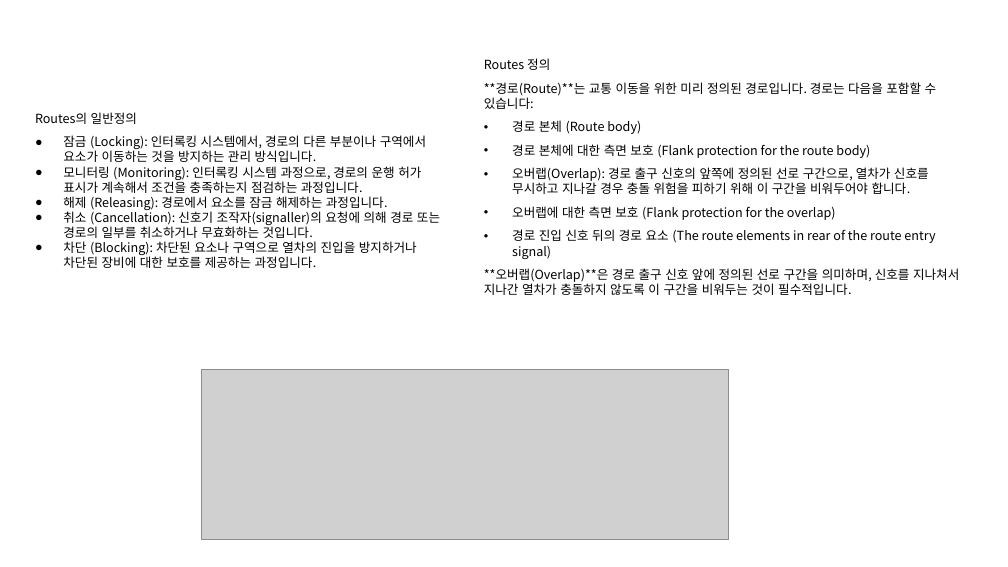
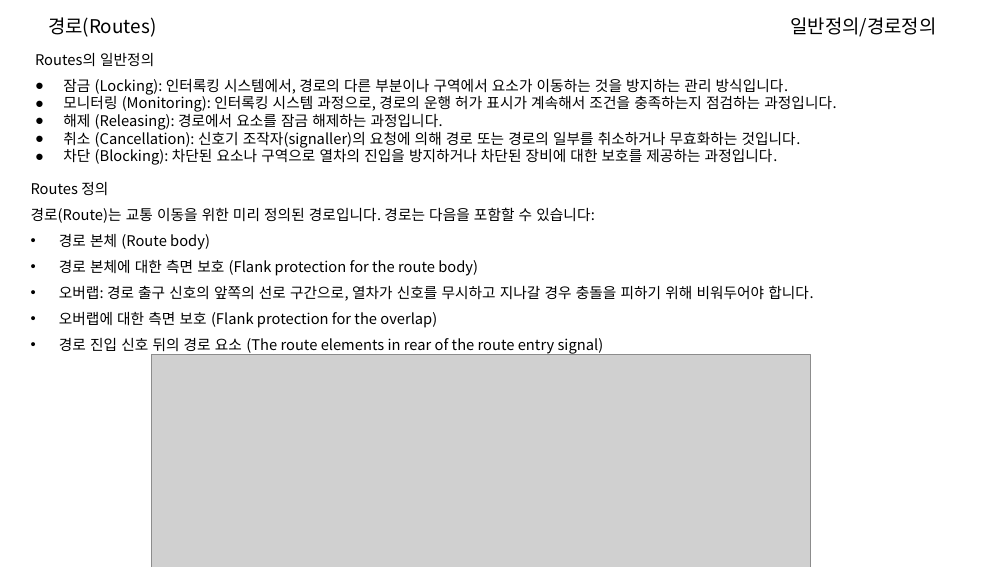
Before and after one commit to adamkim82/eulynx-docs, a slide deck: slide 2 of EULYNX(Eu.Doc.10)-도메인지식.pptx. Drawn at 1008x567 pixels with LibreOffice and Linux fonts; fonts in the diff are those of the drawing; grey boxes stand for pictures. Boxes give left, top, right and bottom in pixels: in the first picture for what was removed or moved away, otherwise in the second. Text is boxed around its words. In the diff, an @@ line names an element or a change of style, - is before the commit and + after.

```diff
--- a/EULYNX(Eu.Doc.10)-도메인지식.pptx
+++ b/EULYNX(Eu.Doc.10)-도메인지식.pptx
@@ text added at <box>48,17,156,37</box>, 18 pt, text #000000 @@
+경로(Routes)
@@ text added at <box>790,17,937,37</box>, 18 pt, text #000000 @@
+일반정의/경로정의
@@ text "Routes의 일반정의": place and size @@
-text "Routes의 일반정의" at <box>35,112,440,268</box>
+text "Routes의 일반정의" at <box>35,53,836,165</box>
@@ text "Routes의 일반정의" at <box>35,53,836,165</box>: size 12 to 14 pt @@
@@ text "Routes 정의": place and size @@
-text "Routes 정의" at <box>484,58,959,295</box>
+text "Routes 정의" at <box>31,182,813,355</box>
@@ text at <box>31,207,595,223</box>: text changed; size 12 to 14 pt @@
-**경로(Route)**는 교통 이동을 위한 미리 정의된 경로입니다. 경로는 다음을 포함할 수 있습니다:
+경로(Route)는 교통 이동을 위한 미리 정의된 경로입니다. 경로는 다음을 포함할 수 있습니다:
@@ text at <box>31,182,604,355</box>: size 12 to 14 pt in "Routes 정의", "경로 본체 (Route body)", "경로 본체에 대한 측면 보호 (Flank protection ...", "오버랩에 대한 측면 보호 (Flank protection for ..." and 1 more places @@
@@ text at <box>484,268,959,295</box>: paragraph removed @@
-**오버랩(Overlap)**은 경로 출구 신호 앞에 정의된 선로 구간을 의미하며, 신호를 지나쳐서 지나간 열차가 충돌하지 않도록 이 구간을 비워두는 것이 필수적입니다.
@@ text at <box>59,285,813,301</box>: text changed; size 12 to 14 pt @@
-• 오버랩(Overlap): 경로 출구 신호의 앞쪽에 정의된 선로 구간으로, 열차가 신호를 무시하고 지나갈 경우 충돌 위험을 피하기 위해 이 구간을 비워두어야 합니다.
+• 오버랩: 경로 출구 신호의 앞쪽의 선로 구간으로, 열차가 신호를 무시하고 지나갈 경우 충돌을 피하기 위해 비워두어야 합니다.
@@ picture: place and size @@
-picture at <box>202,370,729,540</box>
+picture at <box>151,355,811,567</box>
```
Also in this commit, not shown: 7 other slides changed, 2 slides added.
